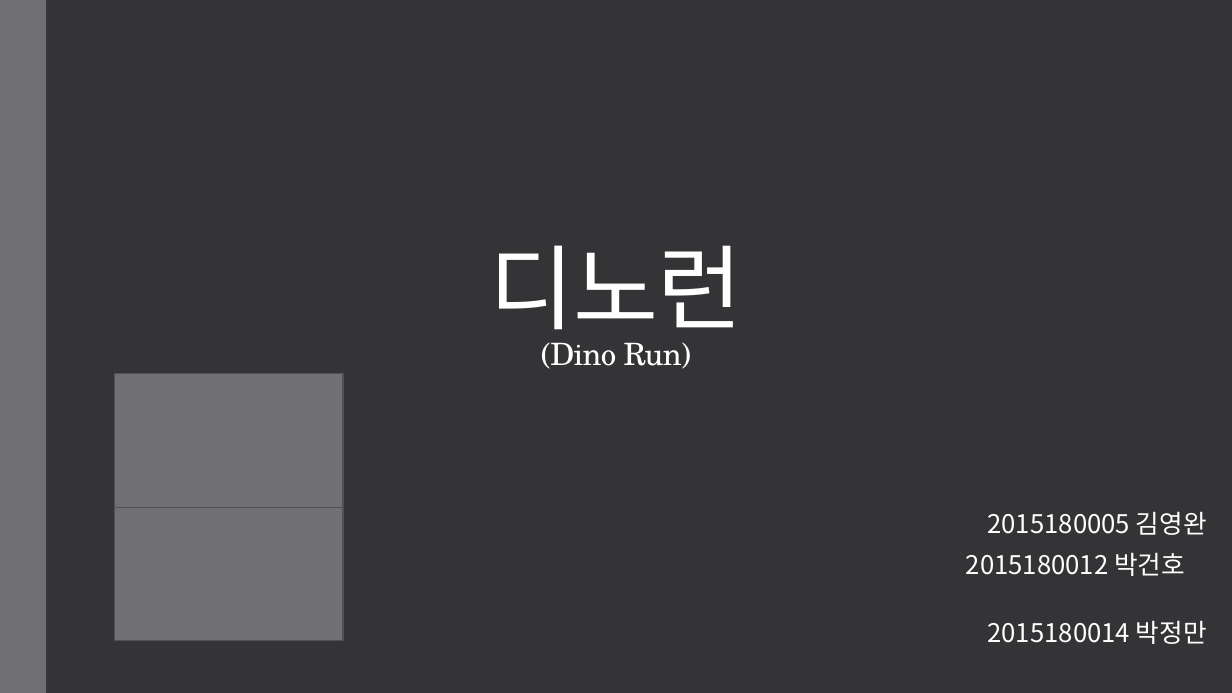
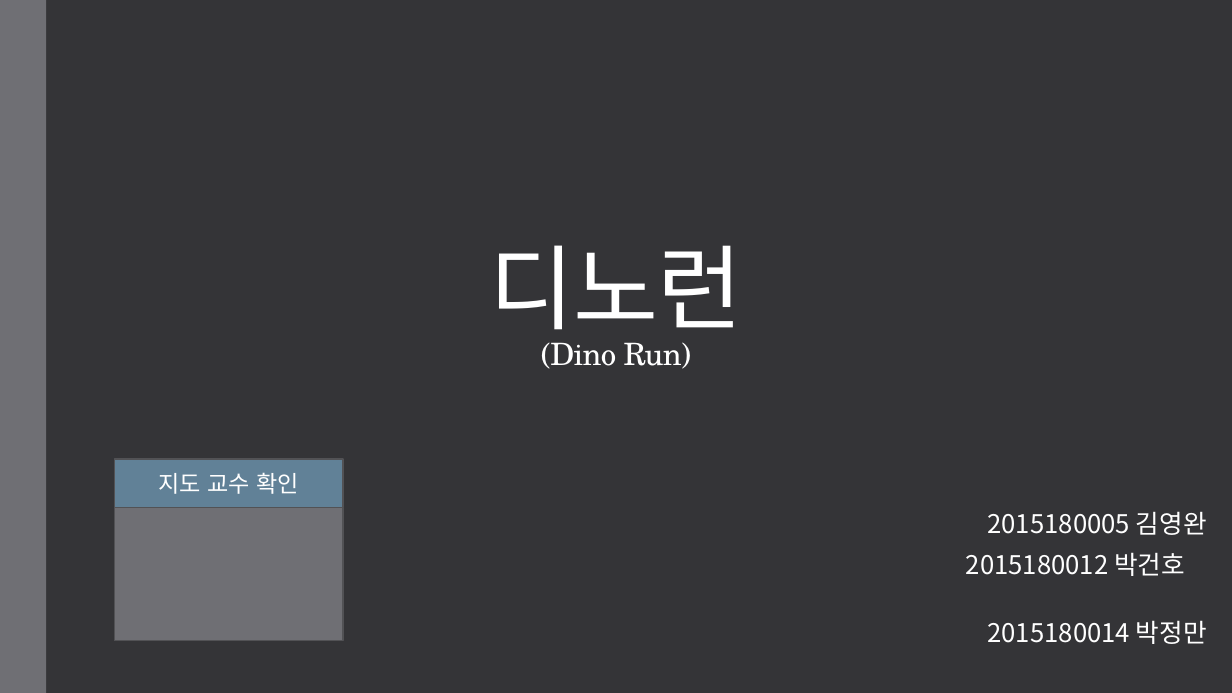
Before and after one commit to LEGO0937/Our_Project, a slide deck: slide 1 of 기획단계/졸작 제안서_α.pptx. Drawn at 1232x693 pixels with LibreOffice and Linux fonts; fonts in the diff are those of the drawing. Boxes give left, top, right and bottom in pixels: in the first picture for what was removed or moved away, otherwise in the second. Text is boxed around its words. In the diff, an @@ line names an element or a change of style, - is before the commit and + after.

```diff
--- a/기획단계/졸작 제안서_α.pptx
+++ b/기획단계/졸작 제안서_α.pptx
@@ rectangle "지도 교수 확인": place and size @@
-rectangle "지도 교수 확인" at <box>115,374,343,507</box>
+rectangle "지도 교수 확인" at <box>115,459,343,507</box>
@@ rectangle "지도 교수 확인" at <box>115,459,343,507</box>: fill #6F6F74 to #618197 @@
@@ text in rectangle at <box>158,472,299,494</box>: text added @@
+지도 교수 확인
```
Also in this commit, not shown: 5 other slides changed, 1 slide added, 2 slides removed.
